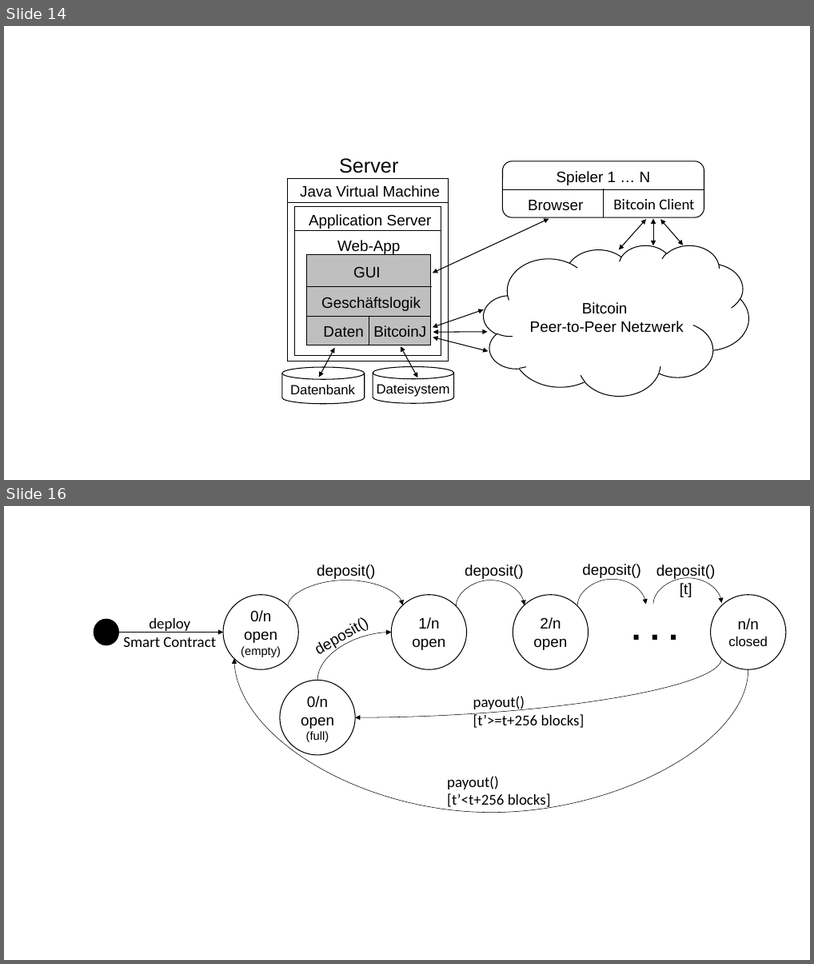
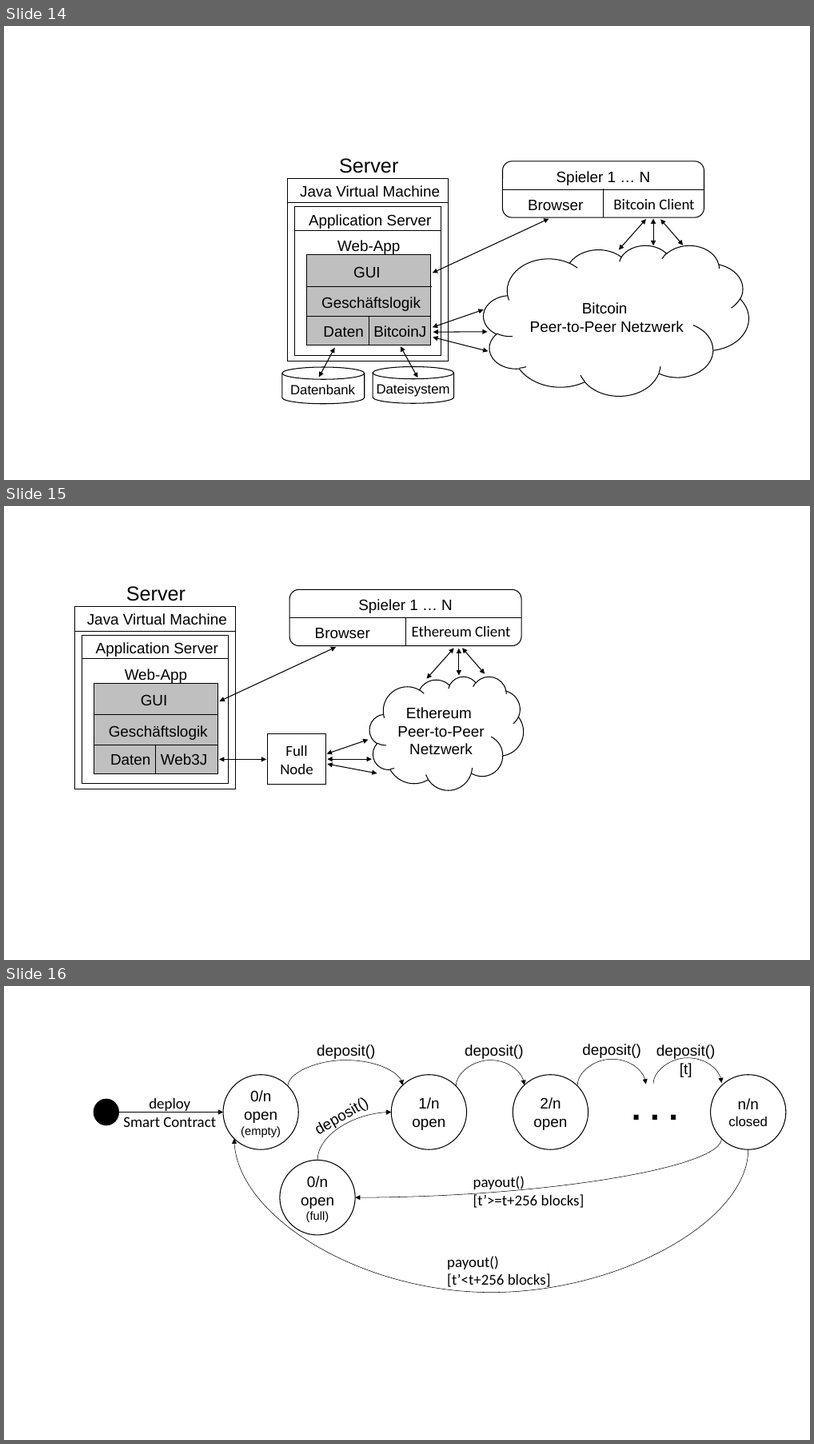
Before and after one commit to ossel/master-thesis, a slide deck: Thesis/Documents/images.pptx. Shown one above the other, each under a label of ours: slides 14 and 16 before the commit, slides 14, 15 and 16 after it; the slides between them are not shown. The pictures are 814x964 and 814x1444 pixels, drawn with LibreOffice and Linux fonts; fonts in the diff are those of the drawing. Boxes give left, top, right and bottom in pixels: in the first picture for what was removed or moved away, otherwise in the second. Text is boxed around its words. In the diff, an @@ line names an element or a change of style, - is before the commit and + after.

```diff
--- a/Thesis/Documents/images.pptx
+++ b/Thesis/Documents/images.pptx
@@ slide 15 added at [4,506,810,960], background #FFFFFF @@
@@ text added at [126,586,186,601], 24 pt, text #000000 @@
+Server
@@ rounded rectangle added at [290,589,522,646], outline #000000 1 pt @@
@@ text added at [358,599,453,613], 18 pt, text #000000 @@
+Spieler 1 … N
@@ rectangle added at [74,607,235,789], outline #000000 1 pt @@
@@ text added at [87,613,226,625], 18 pt, text #000000 @@
+Java Virtual Machine
@@ line added from (290, 618) to (522, 618), #000000 1 pt @@
@@ line added from (406, 646) to (406, 616), #000000 1 pt @@
@@ line added from (74, 632) to (235, 632), #000000 1 pt @@
@@ rectangle added at [82,635,229,783], outline #000000 1 pt @@
@@ text added at [96,642,218,656], 18 pt, text #000000 @@
+Application Server
@@ double arrow added from (220, 701) to (336, 647), #000000 1 pt @@
@@ text added at [315,628,370,639], 18 pt, text #000000 @@
+Browser
@@ text added at [412,626,510,636], 18 pt, text #000000 @@
+Ethereum Client
@@ double arrow added from (427, 679) to (454, 648), #000000 1 pt @@
@@ double arrow added from (459, 676) to (459, 648), #000000 1 pt @@
@@ double arrow added from (485, 673) to (462, 648), #000000 1 pt @@
@@ line added from (82, 659) to (228, 659), #000000 1 pt @@
@@ text added at [125,668,187,683], 18 pt, text #000000 @@
+Web-App
@@ rectangle added at [94,684,218,774], fill #BFBFBF, outline #000000 1 pt @@
@@ text added at [141,695,168,705], 18 pt, text #000000 @@
+GUI
@@ cloud added at [370,676,524,790], outline #000000 1 pt, 18 pt, text #000000 @@
+Ethereum
+Peer-to-Peer Netzwerk
@@ line added from (94, 715) to (218, 715), #000000 1 pt @@
@@ line added from (94, 745) to (218, 745), #000000 1 pt @@
@@ text added at [109,725,208,740], 18 pt, text #000000 @@
+Geschäftslogik
@@ line added from (156, 773) to (156, 745), #000000 1 pt @@
@@ rectangle added at [268,734,326,784], outline #000000 1 pt, 18 pt, text #000000 @@
+Full Node
@@ double arrow added from (327, 753) to (369, 740), #000000 1 pt @@
@@ text added at [110,754,150,764], 18 pt, text #000000 @@
+Daten
@@ text added at [161,753,207,764], 18 pt, text #000000 @@
+Web3J
@@ double arrow added from (219, 759) to (266, 759), #000000 1 pt @@
@@ double arrow added from (328, 759) to (372, 759), #000000 1 pt @@
@@ double arrow added from (328, 764) to (378, 773), #000000 1 pt @@
```
Also in this commit, not shown: 1 slide removed, 13 other files.
